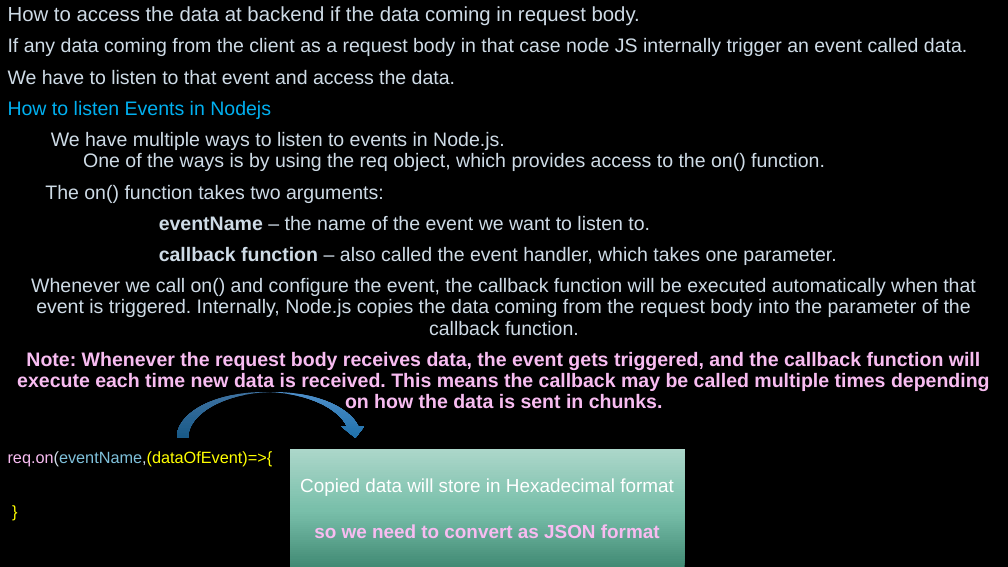
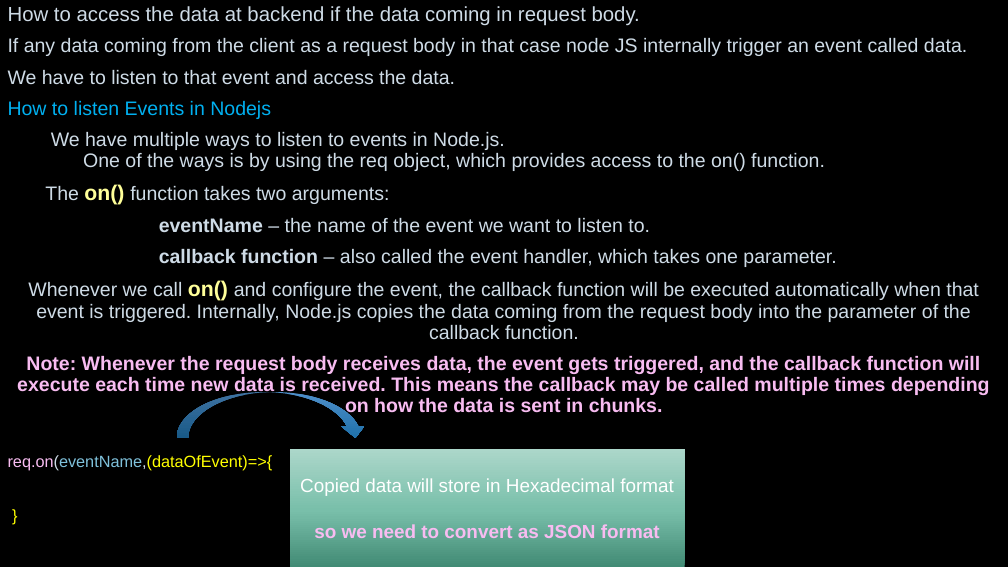
Before and after one commit to JhanaR/mylearnNode, a slide deck: slide 25 of BackEnd - Notes.pptx (slide 23 before the commit). Drawn at 1008x567 pixels with LibreOffice and Linux fonts; fonts in the diff are those of the drawing; background and template pictures are left out. Boxes give left, top, right and bottom in pixels: in the first picture for what was removed or moved away, otherwise in the second. Text is boxed around its words. In the diff, an @@ line names an element or a change of style, - is before the commit and + after.

```diff
--- a/BackEnd - Notes.pptx
+++ b/BackEnd - Notes.pptx
@@ text at [28,184,979,340]: size 18.6 to 20.1 pt, text colour #CEDBE6 to #FFFF99, bold on in "on()", "on()" @@
```
Also in this commit, not shown: 7 other slides changed, 4 slides added, 2 slides removed, 14 other files.
